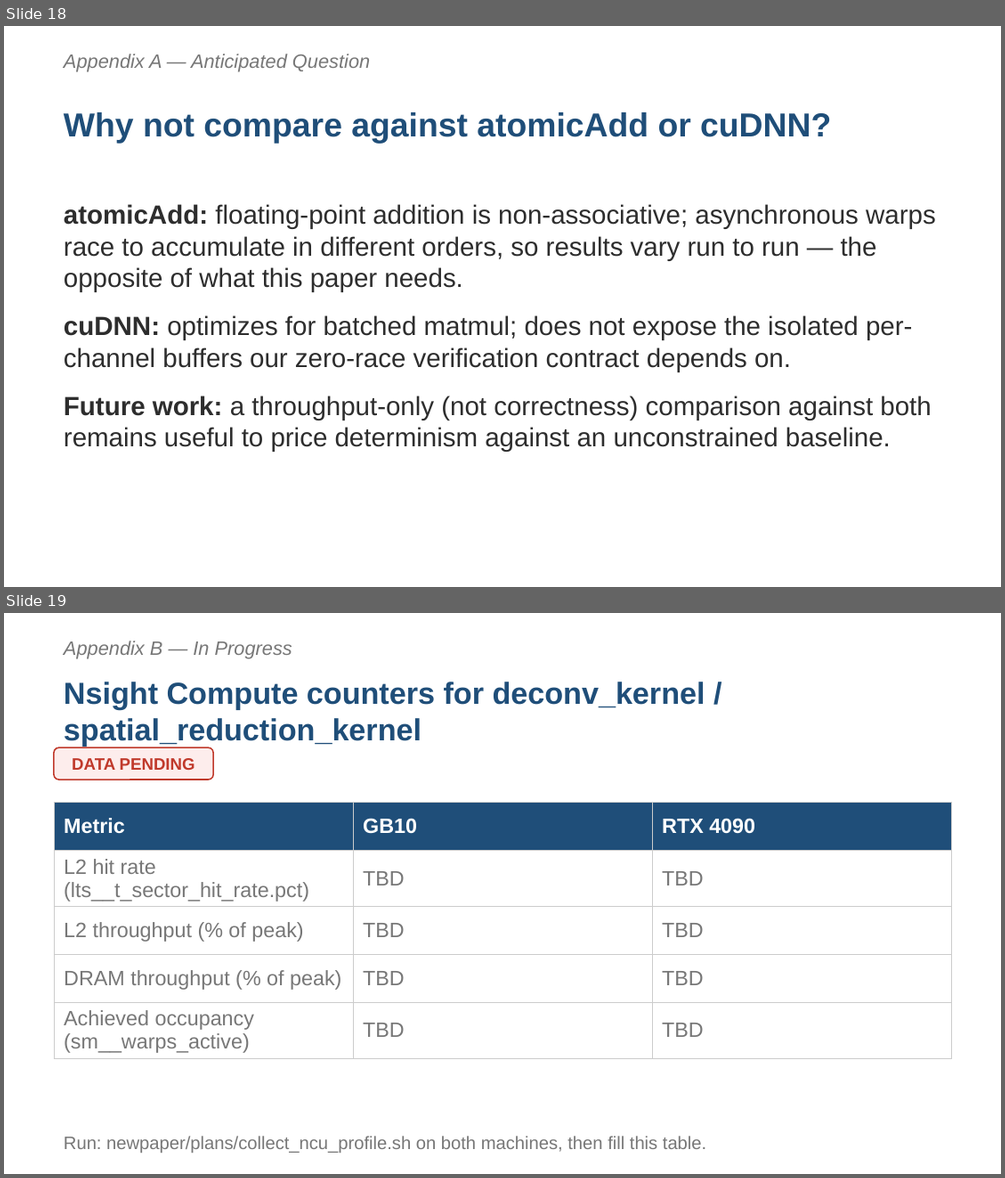
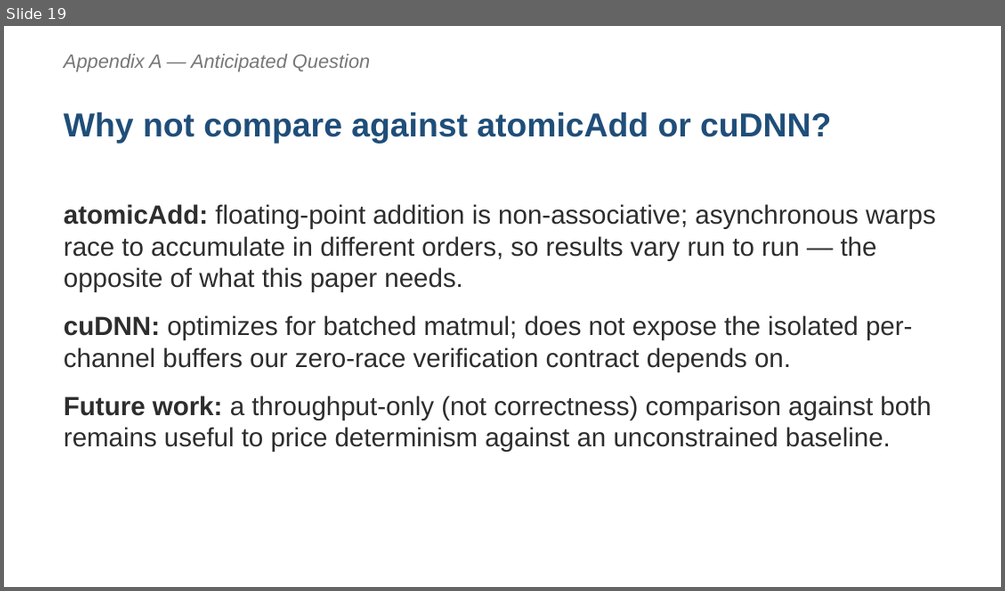
Before and after one commit to dhank77/paper-conf, a slide deck: newpaper/presentation/itis_presentation.pptx. Shown one above the other, each under a label of ours: slides 18 and 19 before the commit, slide 19 after it. The pictures are 1005x1178 and 1005x591 pixels, drawn with LibreOffice and Linux fonts; fonts in the diff are those of the drawing. Boxes give left, top, right and bottom in pixels: in the first picture for what was removed or moved away, otherwise in the second. Text is boxed around its words. In the diff, an @@ line names an element or a change of style, - is before the commit and + after.

```diff
--- a/newpaper/presentation/itis_presentation.pptx
+++ b/newpaper/presentation/itis_presentation.pptx
@@ slide 19 removed at <box>4,613,1001,1174</box>, background #FFFFFF @@
@@ text removed at <box>64,641,292,659</box> @@
-Appendix B — In Progress
@@ text removed at <box>64,682,705,746</box> @@
-Nsight Compute counters for deconv_kernel / spatial_reduction_kernel
@@ rounded rectangle removed at <box>54,747,213,779</box> @@
@@ text removed at <box>72,758,195,770</box> @@
-DATA PENDING
@@ table removed at <box>54,803,951,1056</box>, 5 rows, 3 columns @@
-Metric | GB10 | RTX 4090
-L2 hit rate (lts__t_sector_hit_rate.pct) | TBD | TBD
-L2 throughput (% of peak) | TBD | TBD
-DRAM throughput (% of peak) | TBD | TBD
-Achieved occupancy (sm__warps_active) | TBD | TBD
@@ text removed at <box>64,1135,706,1152</box> @@
-Run: newpaper/plans/collect_ncu_profile.sh on both machines, then fill this table.
@@ what was slide 18 is now slide 19 @@
```
Also in this commit, not shown: 4 slides changed, 4 slides added, 2 other slides removed, 1 other file.
